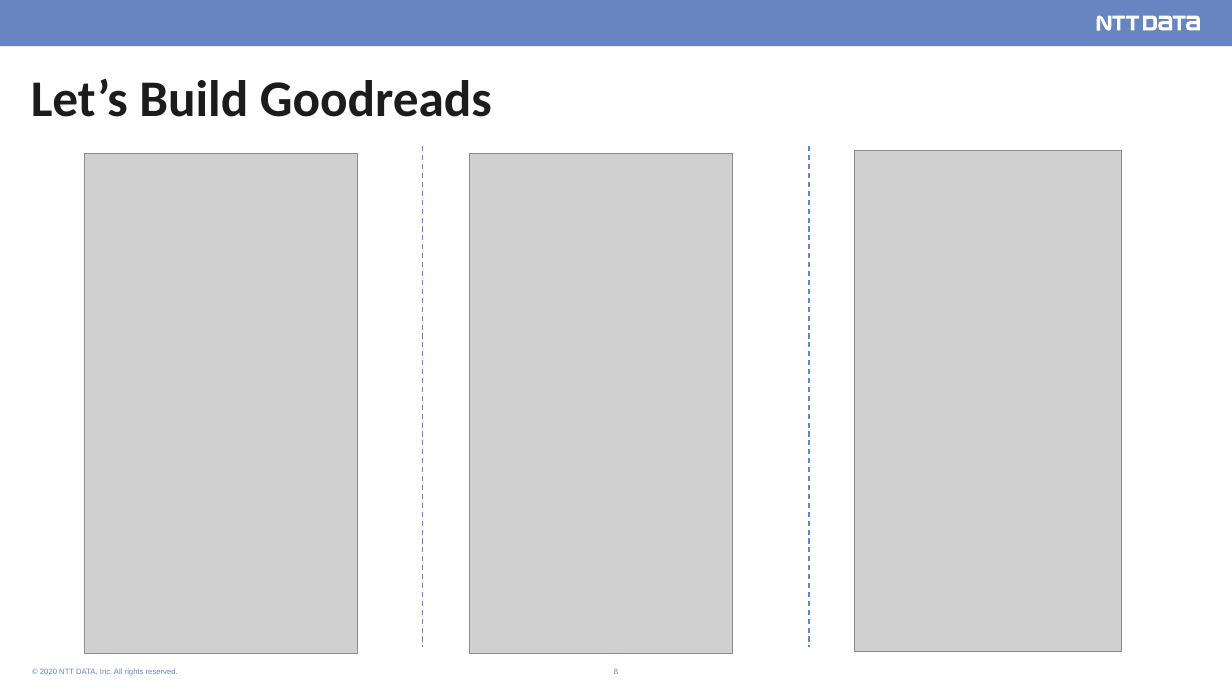
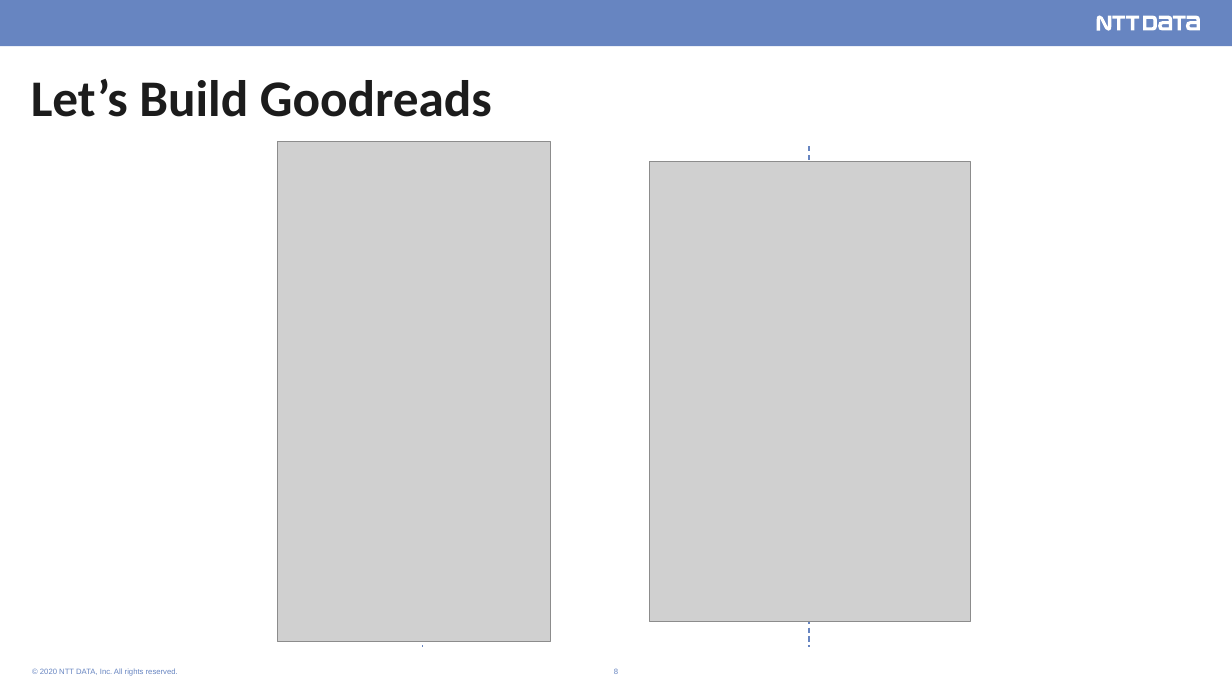
Before and after one commit to sdevalapurkar/graphql-goodreads, a slide deck: slide 8 of graphql-presentation.pptx. Drawn at 1232x693 pixels with LibreOffice and Linux fonts; fonts in the diff are those of the drawing; grey boxes stand for pictures. Boxes give left, top, right and bottom in pixels: in the first picture for what was removed or moved away, otherwise in the second. Text is boxed around its words. In the diff, an @@ line names an element or a change of style, - is before the commit and + after.

```diff
--- a/graphql-presentation.pptx
+++ b/graphql-presentation.pptx
@@ picture: place and size @@
-picture at (85, 153, 359, 654)
+picture at (277, 141, 551, 642)
@@ picture removed at (470, 153, 732, 654) @@
@@ picture added at (650, 162, 970, 622) @@
@@ picture removed at (855, 151, 1122, 652) @@
```
Also in this commit, not shown: 1 other slide changed.
